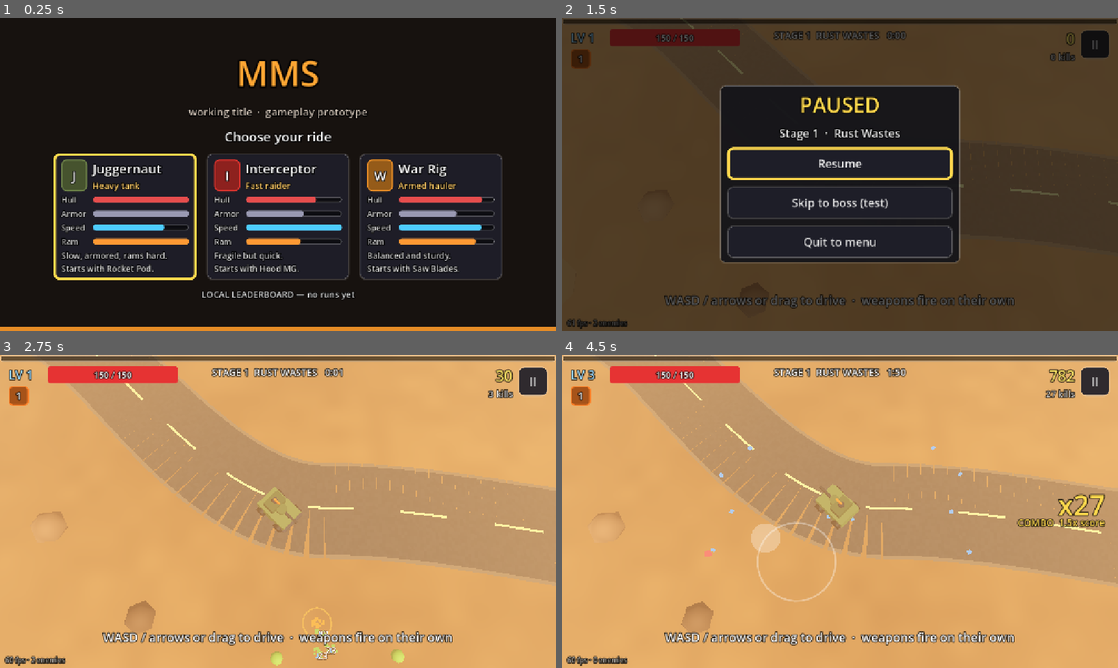
Above: before the commit, frames 1-4 (two rows, left to right).
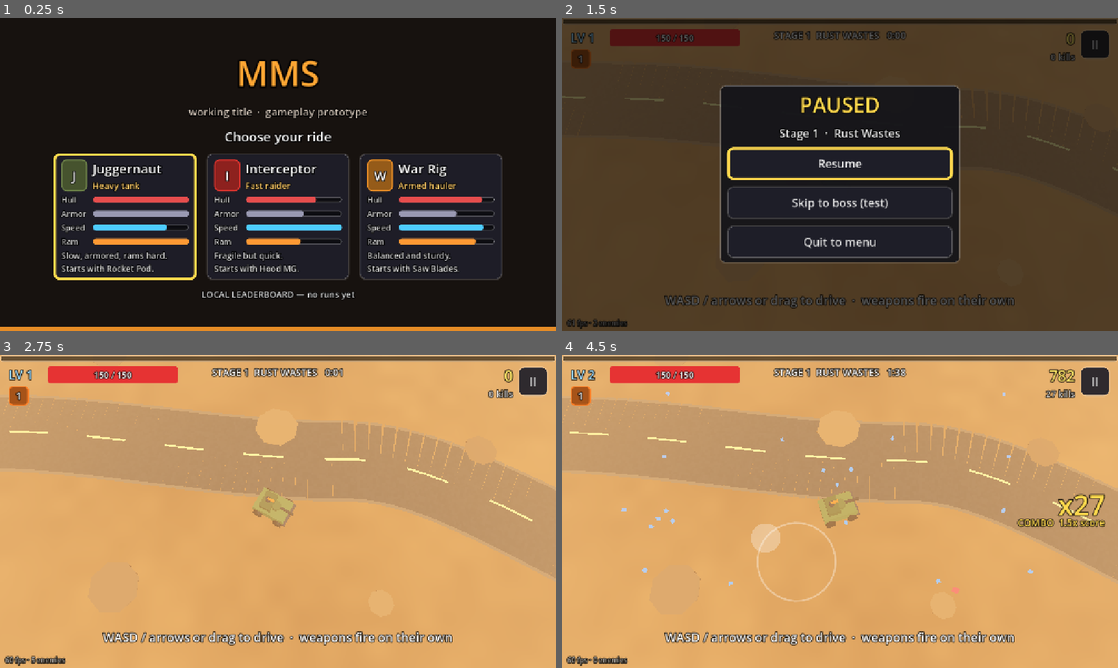
Above: after the commit, the same moments.

Repository: dnis-p/MMS
Game: Godot game, scene res://scenes/main.tscn
Same seed, same stepped clock (60 frames per second), same inputs: the game is played once before the commit and once after it.
Inputs (mouse positions are in pixels of both pictures, inside the frame that each line leads up to):
- Up to frame 1 (0.25 s): no input
- Up to frame 2 (1.5 s): click (684, 215) at 0.52 s; tap Enter (ui_accept) at 1.25 s; move the mouse to (962, 158) at 1.27 s; hold D (move_right) from 1.28 s (still down); tap P at 1.35 s; click (962, 158) at 1.42 s
- Up to frame 3 (2.75 s): tap Enter (ui_accept) at 1.52 s; release D (move_right) at 2 s; drag from (166, 527) to (250, 574) at 2.02 s
- Up to frame 4 (4.5 s): move the mouse to (895, 442) at 2.77 s; hold D (move_right) 2.78-3.5 s; tap P at 2.85 s; click "Skip to boss (test)" at 3.5 s; drag from (812, 574) to (673, 464) at 4.27 s

The runs differ from the first frame. In frame 1, less than 0.1% of the frame differs, in the area x 29-87%, y 66-68%; in frame 2, 0.1%; in frame 3, 20%, in the area x 0-100%, y 0-100%; in frame 4, 19%.

Commit message:
Faster vehicles, smooth steering, bigger maps, camera look-ahead
Co-Authored-By: Claude Opus 5.5 <noreply@anthropic.com>

Diff:
--- a/scripts/data/defs.gd
+++ b/scripts/data/defs.gd
@@ -31,8 +31,13 @@
 ## Fast-firing weapons push less per hit, or the closest enemy flies out of reach.
 const KNOCK := {"decay": 18.0, "stagger": 0.35, "max": 14.0, "ram": 16.0, "blast": 12.0}
 
-## Map camera, fixed orientation, relative to the car: metres south, metres up.
-const MAP_CAMERA := {"back": 9.0, "up": 28.0, "fov": 60.0}
+## Map camera, fixed orientation, relative to the car: metres south, metres up,
+## and how many seconds of travel it looks ahead.
+const MAP_CAMERA := {"back": 9.0, "up": 30.0, "lead": 0.35, "fov": 60.0}
+
+## Vehicle handling. Turn rates (radians per second) are per class. Grip is how fast the
+## direction of travel catches up with the nose; high means almost no drift.
+const DRIVE := {"accel_time": 0.25, "brake_time": 0.15, "grip": 16.0, "turn_slow": 0.35, "lean": 0.03}
 
 ## Spawn director. `t` below means seconds into the stage. Distances are metres from the car.
 const SPAWN := {
@@ -45,7 +50,7 @@
 	"elite_times": [40.0, 80.0],
 	"horde_times": [30.0, 60.0, 85.0, 115.0], "horde_count": 20,
 	# Enemies appear this far from the car, just off screen. Side distance is per unit of aspect ratio.
-	"screen_side": 24.0, "screen_up": 26.0, "screen_down": 19.0,
+	"screen_side": 28.0, "screen_up": 34.0, "screen_down": 26.0,
 	"ahead_chance": 0.65, "ahead_spread": 1.0,  # most spawns are in the direction of travel
 }
 
@@ -53,7 +58,7 @@
 const ARENA := {
 	"rings": [5.8, 10.0, 14.0], "start_ring": 1, "ring_switch_speed": 16.0, "ring_invuln": 0.2,
 	"floor_radius": 16.5, "summon_radius": 17.5,
-	"dash_time": 0.22, "dash_cooldown": 0.5, "dash_speed": 3.5, "dash_invuln": 0.4, "dash_buffer": 0.5,
+	"speed_scale": 0.72, "dash_time": 0.22, "dash_cooldown": 0.5, "dash_speed": 3.5, "dash_invuln": 0.4, "dash_buffer": 0.5,
 }
 const BOSS := {
 	"hp_stage": 0.25, "dmg_stage": 0.2, "first_attack": 2.5,
@@ -73,7 +78,7 @@
 		"name": "Juggernaut",
 		"tagline": "Heavy tank",
 		"desc": "Slow, armored, rams hard.\nStarts with Rocket Pod.",
-		"max_hp": 150.0, "armor": 2.0, "speed": 7.0, "ram": 35.0, "might": 1.05,
+		"max_hp": 150.0, "armor": 2.0, "speed": 10.0, "turn": 5.5, "ram": 35.0, "might": 1.05,
 		"weapon": "rockets",
 		"color": Color(0.42, 0.5, 0.28),
 		"size": Vector3(2.6, 1.2, 3.8),
@@ -82,7 +87,7 @@
 		"name": "Interceptor",
 		"tagline": "Fast raider",
 		"desc": "Fragile but quick.\nStarts with Hood MG.",
-		"max_hp": 110.0, "armor": 1.0, "speed": 9.5, "ram": 20.0, "might": 1.05,
+		"max_hp": 110.0, "armor": 1.0, "speed": 13.0, "turn": 8.0, "ram": 20.0, "might": 1.05,
 		"weapon": "mg",
 		"color": Color(0.85, 0.2, 0.18),
 		"size": Vector3(1.5, 0.8, 3.0),
@@ -91,7 +96,7 @@
 		"name": "War Rig",
 		"tagline": "Armed hauler",
 		"desc": "Balanced and sturdy.\nStarts with Saw Blades.",
-		"max_hp": 130.0, "armor": 1.0, "speed": 8.2, "ram": 28.0, "might": 1.05,
+		"max_hp": 130.0, "armor": 1.0, "speed": 11.5, "turn": 6.5, "ram": 28.0, "might": 1.05,
 		"weapon": "saws",
 		"color": Color(0.9, 0.55, 0.15),
 		"size": Vector3(2.2, 1.5, 4.6),
@@ -205,38 +210,38 @@
 ## Enemy type ids index into ENEMY_ORDER.
 const ENEMY_ORDER := ["crawler", "runner", "spitter", "brute", "boss"]
 const ENEMIES := {
-	"crawler": {"hp": 10.0, "speed": 4.6, "radius": 0.65, "dmg": 5.0, "xp": 1, "score": 10, "knock": 1.0, "color": Color(0.55, 0.78, 0.3), "scale": 1.1},
-	"runner": {"hp": 20.0, "speed": 9.5, "radius": 0.7, "dmg": 7.0, "xp": 2, "score": 20, "knock": 0.8, "color": Color(0.95, 0.35, 0.25), "scale": 1.25},
-	"spitter": {"hp": 30.0, "speed": 9.0, "radius": 0.75, "dmg": 6.0, "xp": 3, "score": 30, "knock": 1.0,
+	"crawler": {"hp": 10.0, "speed": 5.5, "radius": 0.65, "dmg": 5.0, "xp": 1, "score": 10, "knock": 1.0, "color": Color(0.55, 0.78, 0.3), "scale": 1.1},
+	"runner": {"hp": 20.0, "speed": 11.5, "radius": 0.7, "dmg": 7.0, "xp": 2, "score": 20, "knock": 0.8, "color": Color(0.95, 0.35, 0.25), "scale": 1.25},
+	"spitter": {"hp": 30.0, "speed": 10.5, "radius": 0.75, "dmg": 6.0, "xp": 3, "score": 30, "knock": 1.0,
 		"range": 11.0, "pace": 0.6, "hold": 1.5, "back_off": 0.5, "hold_inside": 8.0, "color": Color(0.72, 0.38, 0.95), "scale": 1.2},
-	"brute": {"hp": 300.0, "speed": 5.0, "radius": 1.3, "dmg": 14.0, "xp": 15, "score": 300, "knock": 0.25, "color": Color(1.0, 0.78, 0.2), "scale": 2.2},
+	"brute": {"hp": 300.0, "speed": 6.0, "radius": 1.3, "dmg": 14.0, "xp": 15, "score": 300, "knock": 0.25, "color": Color(1.0, 0.78, 0.2), "scale": 2.2},
 	"boss": {"hp": 3000.0, "speed": 0.0, "radius": 2.8, "dmg": 25.0, "xp": 0, "score": 5000, "knock": 0.0, "color": Color(1, 1, 1), "scale": 1.0},
 }
 
 const BIOMES := [
 	{
-		"name": "Rust Wastes", "boss": "WARLORD MAXIMUS", "half": [170.0, 150.0], "roads": "winding", "solids": 120, "decor": 160,
+		"name": "Rust Wastes", "boss": "WARLORD MAXIMUS", "half": [255.0, 225.0], "roads": "winding", "solids": 240, "decor": 320,
 		"sky": Color(0.86, 0.6, 0.38), "fog": Color(0.86, 0.62, 0.4),
 		"ground_a": Color(0.72, 0.5, 0.3), "ground_b": Color(0.58, 0.38, 0.22),
 		"road": Color(0.32, 0.29, 0.27), "line": Color(0.95, 0.85, 0.5), "edge": Color(0.5, 0.42, 0.35),
 		"grid": 0.0, "grid_color": Color(0, 0, 0), "props": "waste", "boss_color": Color(0.75, 0.3, 0.15),
 	},
 	{
-		"name": "Neon Sprawl", "boss": "NEON HYDRA", "half": [150.0, 150.0], "roads": "grid", "solids": 90, "decor": 120,
+		"name": "Neon Sprawl", "boss": "NEON HYDRA", "half": [225.0, 225.0], "roads": "grid", "solids": 180, "decor": 240,
 		"sky": Color(0.08, 0.04, 0.16), "fog": Color(0.18, 0.06, 0.3),
 		"ground_a": Color(0.1, 0.08, 0.16), "ground_b": Color(0.06, 0.05, 0.1),
 		"road": Color(0.12, 0.12, 0.16), "line": Color(0.1, 1.0, 0.95), "edge": Color(1.0, 0.2, 0.75),
 		"grid": 1.0, "grid_color": Color(0.9, 0.2, 1.0), "props": "neon", "boss_color": Color(0.2, 0.95, 1.0),
 	},
 	{
-		"name": "Frost Line", "boss": "FROST TITAN", "half": [180.0, 140.0], "roads": "none", "solids": 140, "decor": 160,
+		"name": "Frost Line", "boss": "FROST TITAN", "half": [270.0, 210.0], "roads": "none", "solids": 280, "decor": 320,
 		"sky": Color(0.72, 0.84, 0.95), "fog": Color(0.8, 0.88, 0.96),
 		"ground_a": Color(0.9, 0.94, 1.0), "ground_b": Color(0.72, 0.8, 0.9),
 		"road": Color(0.4, 0.45, 0.52), "line": Color(0.95, 0.95, 1.0), "edge": Color(0.6, 0.68, 0.78),
 		"grid": 0.0, "grid_color": Color(0, 0, 0), "props": "frost", "boss_color": Color(0.5, 0.75, 1.0),
 	},
 	{
-		"name": "Toxic Bog", "boss": "BOG MOTHER", "half": [150.0, 130.0], "roads": "none", "solids": 110, "decor": 180,
+		"name": "Toxic Bog", "boss": "BOG MOTHER", "half": [225.0, 195.0], "roads": "none", "solids": 220, "decor": 360,
 		"sky": Color(0.3, 0.38, 0.2), "fog": Color(0.36, 0.45, 0.22),
 		"ground_a": Color(0.25, 0.35, 0.15), "ground_b": Color(0.35, 0.5, 0.12),
 		"road": Color(0.24, 0.22, 0.2), "line": Color(0.7, 1.0, 0.2), "edge": Color(0.3, 0.3, 0.25),
--- a/scripts/game/boss.gd
+++ b/scripts/game/boss.gd
@@ -287,7 +287,7 @@
 		# The shots take r / spd to reach ring r, in which the car covers speed / spd radians
 		# on any ring. Later gaps stay close to the first so there is always a path through.
 		_gap_placed = true
-		var reach: float = run.player.speed / spd * b["burst_reach"]
+		var reach: float = run.player.arena_speed() / spd * b["burst_reach"]
 		_gap_angle = run.player.theta + run.rng.randf_range(-reach, reach)
 	else:
 		_gap_angle += run.rng.randf_range(-b["burst_drift"], b["burst_drift"])
--- a/scripts/game/map.gd
+++ b/scripts/game/map.gd
@@ -20,7 +20,7 @@
 var _ox := PackedFloat32Array()
 var _oz := PackedFloat32Array()
 var _or := PackedFloat32Array()
-var _road_points := PackedVector2Array()
+var _road_cells := PackedByteArray()  # 1 = road nearby, keep obstacles out
 
 const ROAD_SHADER := """
 shader_type spatial;
@@ -89,7 +89,8 @@
 	_ox.clear()
 	_oz.clear()
 	_or.clear()
-	_road_points.clear()
+	_road_cells.resize(_cols * _rows)
+	_road_cells.fill(0)
 	_build_roads(biome, rng)
 	_build_ground(biome)
 	var theme := _theme(String(biome["props"]))
@@ -180,7 +181,7 @@
 		var steps := int(seg / 6.0) + 1
 		for k in steps:
 			var at := a.lerp(b, float(k) / steps)
-			_road_points.append(Vector2(at.x, at.z))
+			_mark_road(at.x, at.z)
 	st.generate_normals()
 	var mat := ShaderMaterial.new()
 	var shader := Shader.new()
@@ -227,13 +228,17 @@
 	add_child(_ground)
 
 
+func _mark_road(x: float, z: float) -> void:
+	var col := int((x + half.x) / CELL)
+	var row := int((z + half.y) / CELL)
+	var reach := ceili((ROAD_HALF_WIDTH + ROAD_CLEAR) / CELL)
+	for dc in range(-reach, reach + 1):
+		for dr in range(-reach, reach + 1):
+			_road_cells[_cell_at(col + dc, row + dr)] = 1
+
+
 func _near_road(x: float, z: float) -> bool:
-	var at := Vector2(x, z)
-	var limit := (ROAD_HALF_WIDTH + ROAD_CLEAR) * (ROAD_HALF_WIDTH + ROAD_CLEAR)
-	for p in _road_points:
-		if at.distance_squared_to(p) < limit:
-			return true
-	return false
+	return _road_cells[_cell(x, z)] == 1
 
 
 ## Small solid things the car and enemies go around, spaced so the map stays open.
--- a/scripts/game/player.gd
+++ b/scripts/game/player.gd
@@ -1,6 +1,6 @@
 class_name Player
 extends Node3D
-## The player's vehicle: placeholder model, free driving in 8 directions on the map
+## The player's vehicle: placeholder model, free driving on the map
 ## and boss-arena driving (auto-circling, dash, ring switching).
 
 const RINGS: Array = Defs.ARENA["rings"]
@@ -18,7 +18,11 @@
 var velocity := Vector3.ZERO
 var invuln := 0.0
 
-var heading := Vector3.FORWARD  # last direction driven; stays when the car stops
+var heading := Vector3.FORWARD  # where the nose points; stays when the car stops
+var move_dir := Vector3.FORWARD  # direction of travel, follows the nose closely
+var drive_speed := 0.0
+var turn_rate := 6.5
+var boost := 1.0  # speed factor while nitro burns
 
 var theta := 0.0
 var ring_index := 1
@@ -46,6 +50,7 @@
 	armor = def["armor"]
 	base_speed = def["speed"]
 	speed = base_speed
+	turn_rate = def["turn"]
 	ram_damage = def["ram"]
 	var size: Vector3 = def["size"]
 	radius = maxf(size.x, size.z) * 0.42
@@ -156,23 +161,43 @@
 
 func place_on_map() -> void:
 	heading = Vector3.FORWARD
+	move_dir = heading
+	drive_speed = 0.0
+	boost = 1.0
 	global_position = Vector3.ZERO
 	look_at(global_position + heading, Vector3.UP)
 	velocity = Vector3.ZERO
 	_body.rotation = Vector3.ZERO
 
 
-## `input` is screen-relative (x right, y down). The car turns instantly and stops with no input.
+## `input` is screen-relative (x right, y down). The nose turns toward it at the class
+## turn rate; the car slows in hard turns and brakes to a stop with no input.
 func drive(delta: float, input: Vector2, map: Map) -> void:
 	_common(delta)
-	var move := Vector3.ZERO
+	var d := Defs.DRIVE
+	var top := speed * boost
+	var target := 0.0
+	var turning := 0.0
 	if input != Vector2.ZERO:
-		heading = Vector3(input.x, 0.0, input.y).normalized()
-		move = heading * speed * delta
-	var p := map.resolve(global_position + move, radius * 0.75)
+		var want := Vector3(input.x, 0.0, input.y).normalized()
+		var off := heading.signed_angle_to(want, Vector3.UP)
+		var step := clampf(off, -turn_rate * delta, turn_rate * delta)
+		heading = heading.rotated(Vector3.UP, step).normalized()
+		turning = step / maxf(delta, 0.0001)
+		target = top * (1.0 - d["turn_slow"] * absf(off) / PI)
+	var ramp: float = d["accel_time"] if target > drive_speed else d["brake_time"]
+	drive_speed = move_toward(drive_speed, target, top / ramp * delta)
+	var slip := move_dir.signed_angle_to(heading, Vector3.UP)
+	move_dir = move_dir.rotated(Vector3.UP, slip * (1.0 - exp(-d["grip"] * delta))).normalized()
+	var p := map.resolve(global_position + move_dir * drive_speed * delta, radius * 0.75)
 	velocity = (p - global_position) / maxf(delta, 0.0001)
 	global_position = p
 	look_at(p + heading, Vector3.UP)
+	_body.rotation.z = lerpf(_body.rotation.z, clampf(turning * d["lean"], -0.2, 0.2), 10.0 * delta)
+
+
+func arena_speed() -> float:
+	return speed * Defs.ARENA["speed_scale"]
 
 
 func enter_arena(center: Vector3) -> void:
@@ -189,10 +214,10 @@
 func arena_update(delta: float, center: Vector3) -> void:
 	_common(delta)
 	dash_cd -= delta
-	var dtheta := circle_dir * speed / ring_radius * delta
+	var dtheta := circle_dir * arena_speed() / ring_radius * delta
 	if dash_time > 0.0:
 		dash_time -= delta
-		dtheta += dash_dir * speed * Defs.ARENA["dash_speed"] / ring_radius * delta
+		dtheta += dash_dir * arena_speed() * Defs.ARENA["dash_speed"] / ring_radius * delta
 	theta = fmod(theta + dtheta, TAU)
 	ring_radius = move_toward(ring_radius, RINGS[ring_index], Defs.ARENA["ring_switch_speed"] * delta)
 	var p := center + Vector3(cos(theta), 0, sin(theta)) * ring_radius
--- a/scripts/game/run.gd
+++ b/scripts/game/run.gd
@@ -502,7 +502,7 @@
 		enemies.ram_cd[i] = Defs.RAM_COOLDOWN
 		var away := enemies.pos[i] - player.global_position
 		away.y = 0.0
-		var spd := clampf(player.velocity.length() / 7.0, 0.6, 1.5)
+		var spd := clampf(player.velocity.length() / player.speed, 0.6, 1.0)
 		hit_enemy(i, player.ram_damage * spd, away.normalized(), Defs.KNOCK["ram"])
 	if enemies.is_alive(i) and player.can_be_hit():
 		player_hit(enemies.dmg[i])
@@ -710,7 +710,8 @@
 func _map_cam_targets() -> Array:
 	var cam := Defs.MAP_CAMERA
 	var car := player.global_position
-	return [car + Vector3(0, cam["up"], cam["back"]), car]
+	var look: Vector3 = car + player.velocity * cam["lead"]
+	return [look + Vector3(0, cam["up"], cam["back"]), look]
 
 
 func _snap_camera_map() -> void:
@@ -787,16 +788,14 @@
 		_stick_input(event)
 
 
-## Screen-relative move direction, always one of 8 directions.
+## Screen-relative move direction. Keys give 8 directions, the stick any angle.
 func _move_input(delta: float) -> Vector2:
 	var v := Input.get_vector("move_left", "move_right", "move_up", "move_down", 0.0)
 	if autotest:
 		v = bot.steer(self, delta)
 	elif _stick_dir != Vector2.ZERO:
 		v = _stick_dir
-	if v == Vector2.ZERO:
-		return v
-	return Vector2.RIGHT.rotated(snappedf(v.angle(), TAU / 8.0))
+	return v
 
 
 func _stick_input(event: InputEvent) -> void:
--- a/scripts/ui/menu.gd
+++ b/scripts/ui/menu.gd
@@ -73,7 +73,7 @@
 	v.add_child(top)
 	v.add_child(_stat("Hull", d["max_hp"] / 150.0, Color(0.9, 0.3, 0.3)))
 	v.add_child(_stat("Armor", (d["armor"] + 0.5) / 2.5, Color(0.6, 0.6, 0.7)))
-	v.add_child(_stat("Speed", d["speed"] / 9.5, Color(0.3, 0.8, 1.0)))
+	v.add_child(_stat("Speed", d["speed"] / 13.0, Color(0.3, 0.8, 1.0)))
 	v.add_child(_stat("Ram", d["ram"] / 35.0, Color(1.0, 0.6, 0.2)))
 	var desc := Ui.label(d["desc"], 19, Color(0.85, 0.85, 0.85))
 	desc.autowrap_mode = TextServer.AUTOWRAP_WORD_SMART
